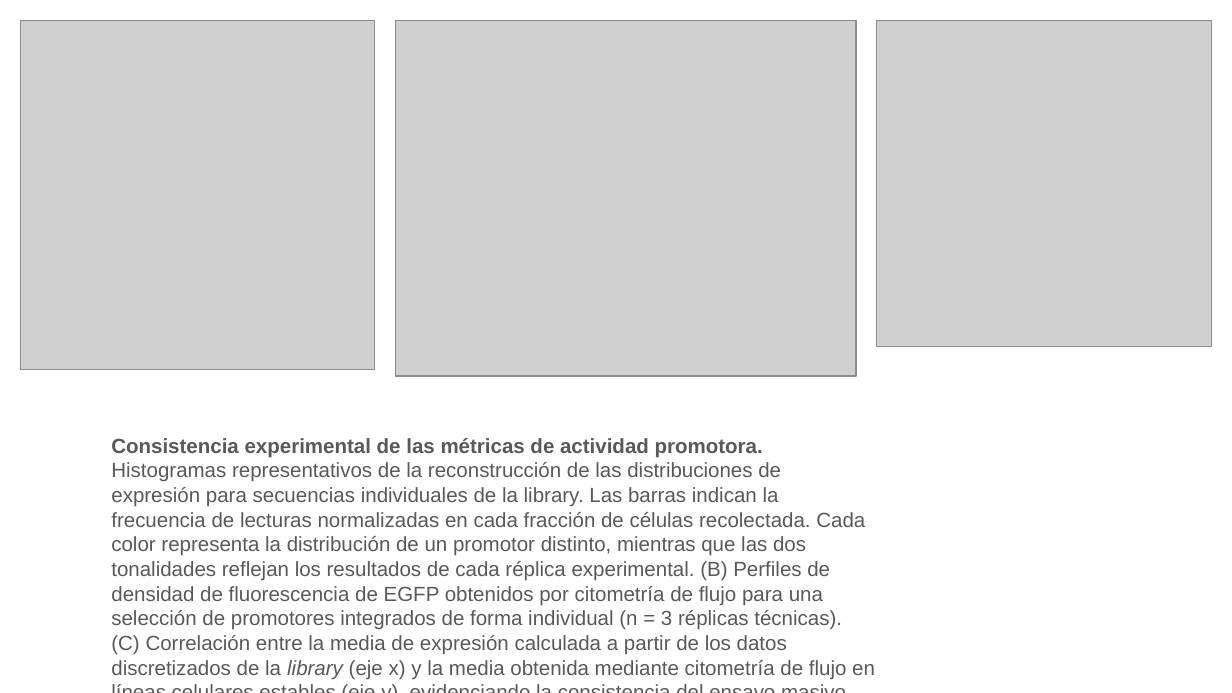
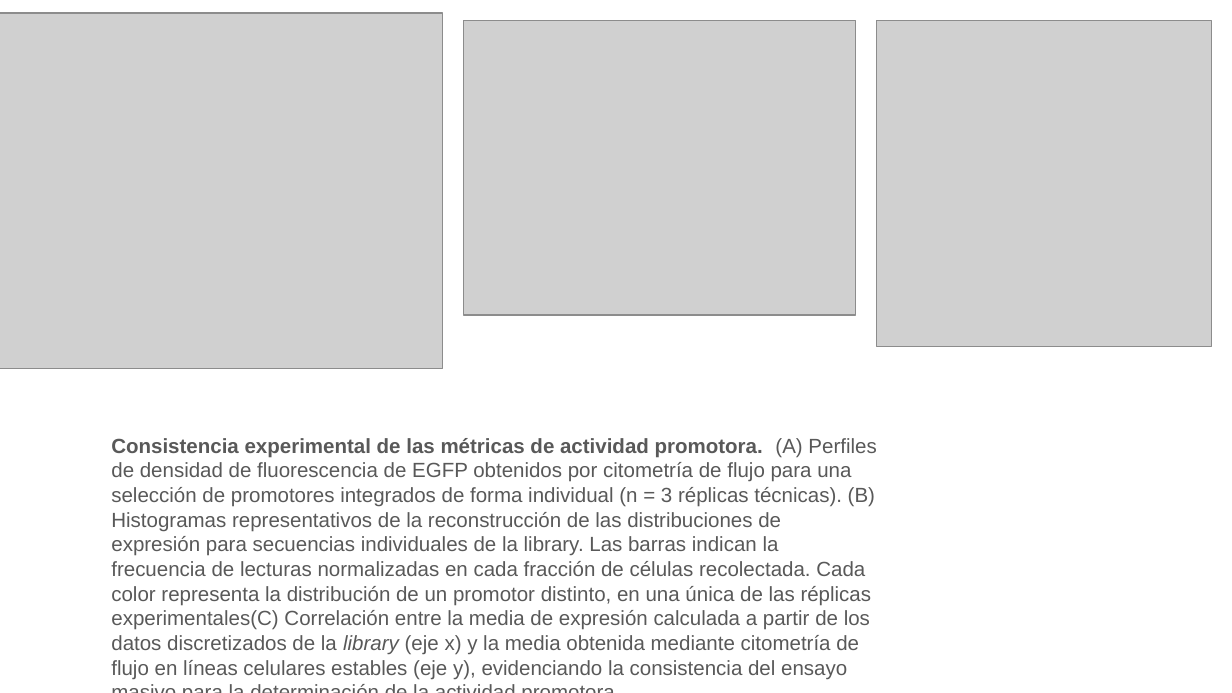
Before and after one commit to martin-iungman/TesisDoc, a slide deck: slide 6 of docs/Fig R1.pptx (slide 4 before the commit). Drawn at 1232x693 pixels with LibreOffice and Linux fonts; fonts in the diff are those of the drawing; grey boxes stand for pictures. Boxes give left, top, right and bottom in pixels: in the first picture for what was removed or moved away, otherwise in the second. Text is boxed around its words. In the diff, an @@ line names an element or a change of style, - is before the commit and + after.

```diff
--- a/docs/Fig R1.pptx
+++ b/docs/Fig R1.pptx
@@ picture: place and size @@
-picture at [395,21,856,377]
+picture at [0,14,442,370]
@@ picture removed at [21,21,376,370] @@
@@ picture added at [463,21,856,315] @@
@@ text at [111,438,876,679]: text changed @@
-Consistencia experimental de las métricas de actividad promotora. Histogramas representativos de la reconstrucción de las distribuciones de expresión para secuencias individuales de la library. Las barras indican la frecuencia de lecturas normalizadas en cada fracción de células recolectada. Cada color representa la distribución de un promotor distinto, mientras que las dos tonalidades reflejan los resultados de cada réplica experimental. (B) Perfiles de densidad de fluorescencia de EGFP obtenidos por citometría de flujo para una selección de promotores integrados de forma individual (n = 3 réplicas técnicas). (C) Correlación entre la media de expresión calculada a partir de los datos discretizados de la library (eje x) y la media obtenida mediante citometría de flujo en líneas celulares estables (eje y), evidenciando la consistencia del ensayo masivo para la determinación de la actividad promotora.
+Consistencia experimental de las métricas de actividad promotora. (A) Perfiles de densidad de fluorescencia de EGFP obtenidos por citometría de flujo para una selección de promotores integrados de forma individual (n = 3 réplicas técnicas). (B) Histogramas representativos de la reconstrucción de las distribuciones de expresión para secuencias individuales de la library. Las barras indican la frecuencia de lecturas normalizadas en cada fracción de células recolectada. Cada color representa la distribución de un promotor distinto, en una única de las réplicas experimentales(C) Correlación entre la media de expresión calculada a partir de los datos discretizados de la library (eje x) y la media obtenida mediante citometría de flujo en líneas celulares estables (eje y), evidenciando la consistencia del ensayo masivo para la determinación de la actividad promotora.
```
Also in this commit, not shown: 1 other slide changed, 2 slides added, 3 other files.
